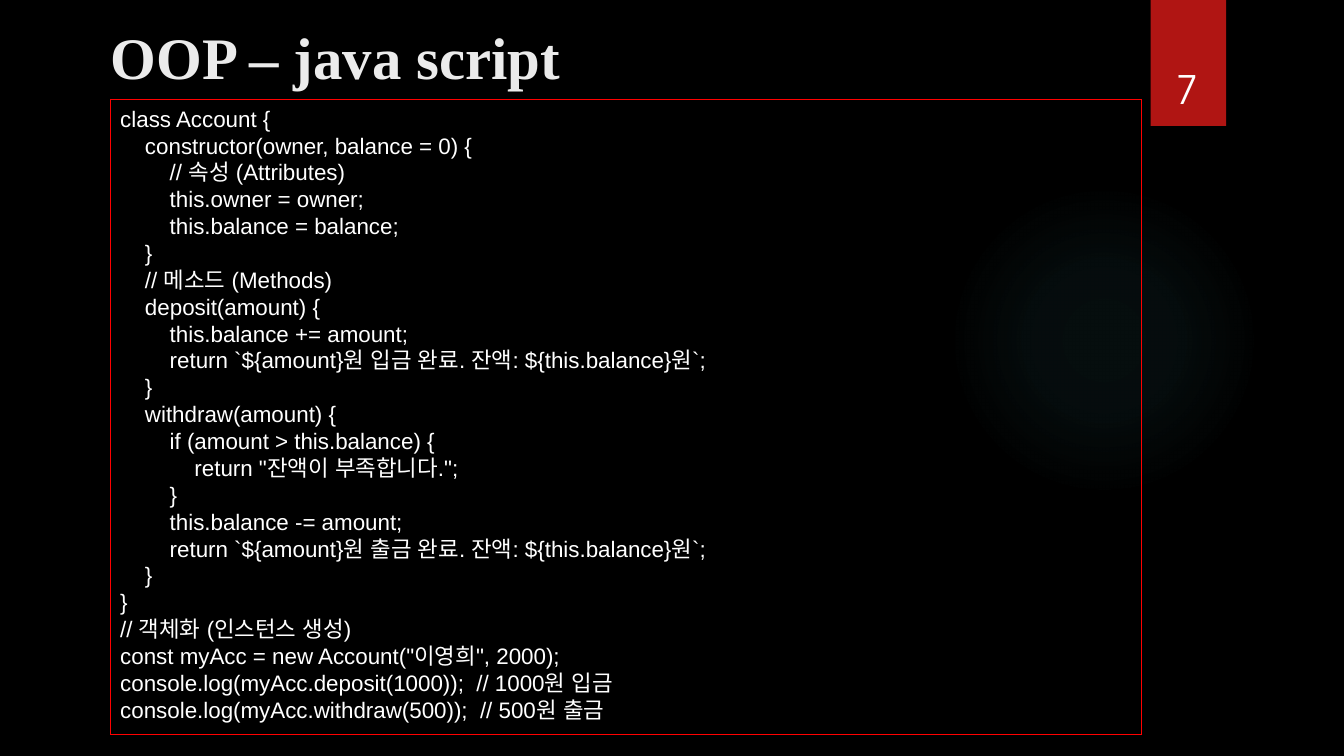
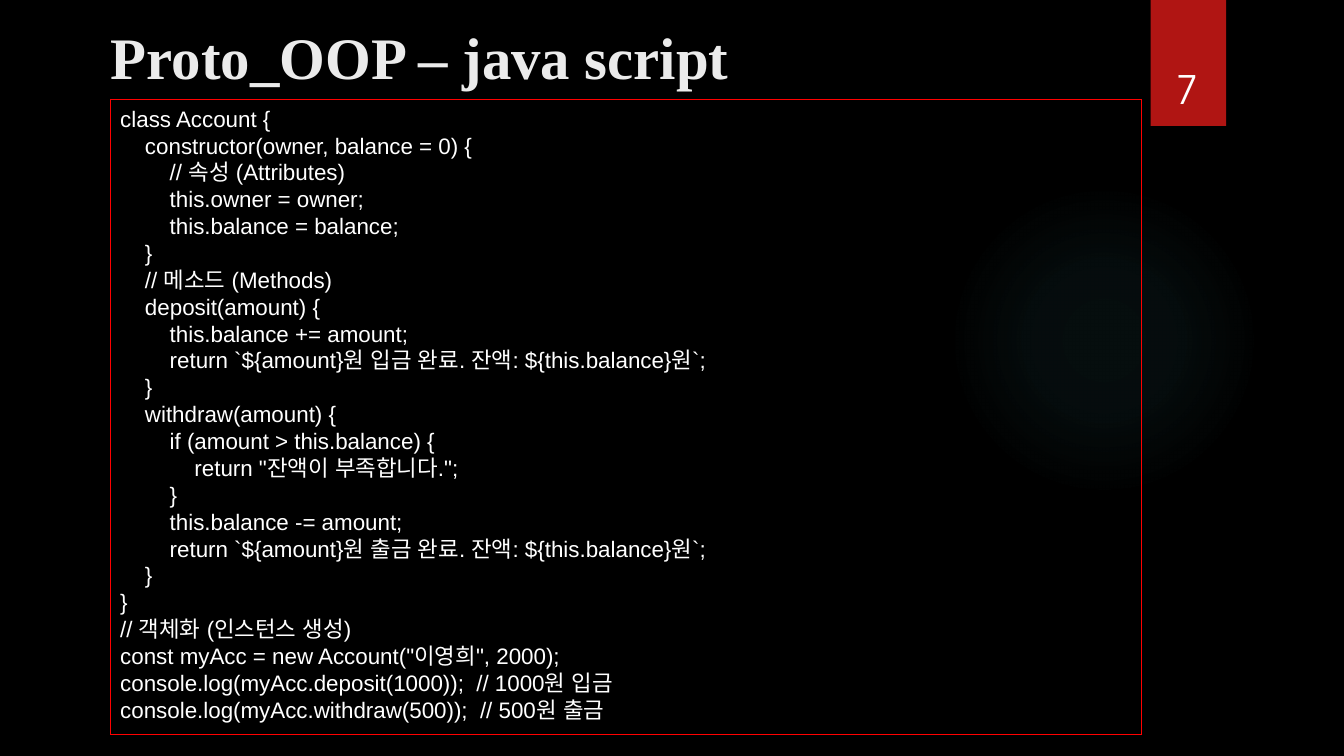
Before and after one commit to ancestor9/mathematics-for-machine-learning, a slide deck: slide 7 of Calculus/Calculus.pptx. Drawn at 1344x756 pixels with LibreOffice and Linux fonts; fonts in the diff are those of the drawing; background and template pictures are left out. Boxes give left, top, right and bottom in pixels: in the first picture for what was removed or moved away, otherwise in the second. Text is boxed around its words. In the diff, an @@ line names an element or a change of style, - is before the commit and + after.

```diff
--- a/Calculus/Calculus.pptx
+++ b/Calculus/Calculus.pptx
@@ title at bbox=[111, 38, 729, 90]: text changed @@
-OOP – java script
+Proto_OOP – java script
```
Also in this commit, not shown: 9 other slides changed, 6 slides added, 1 slide removed.
